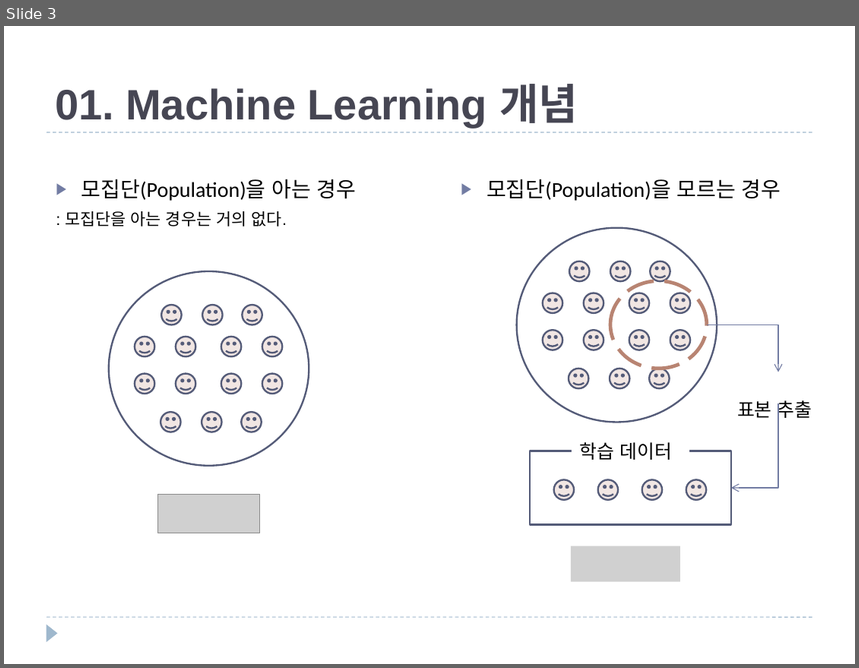
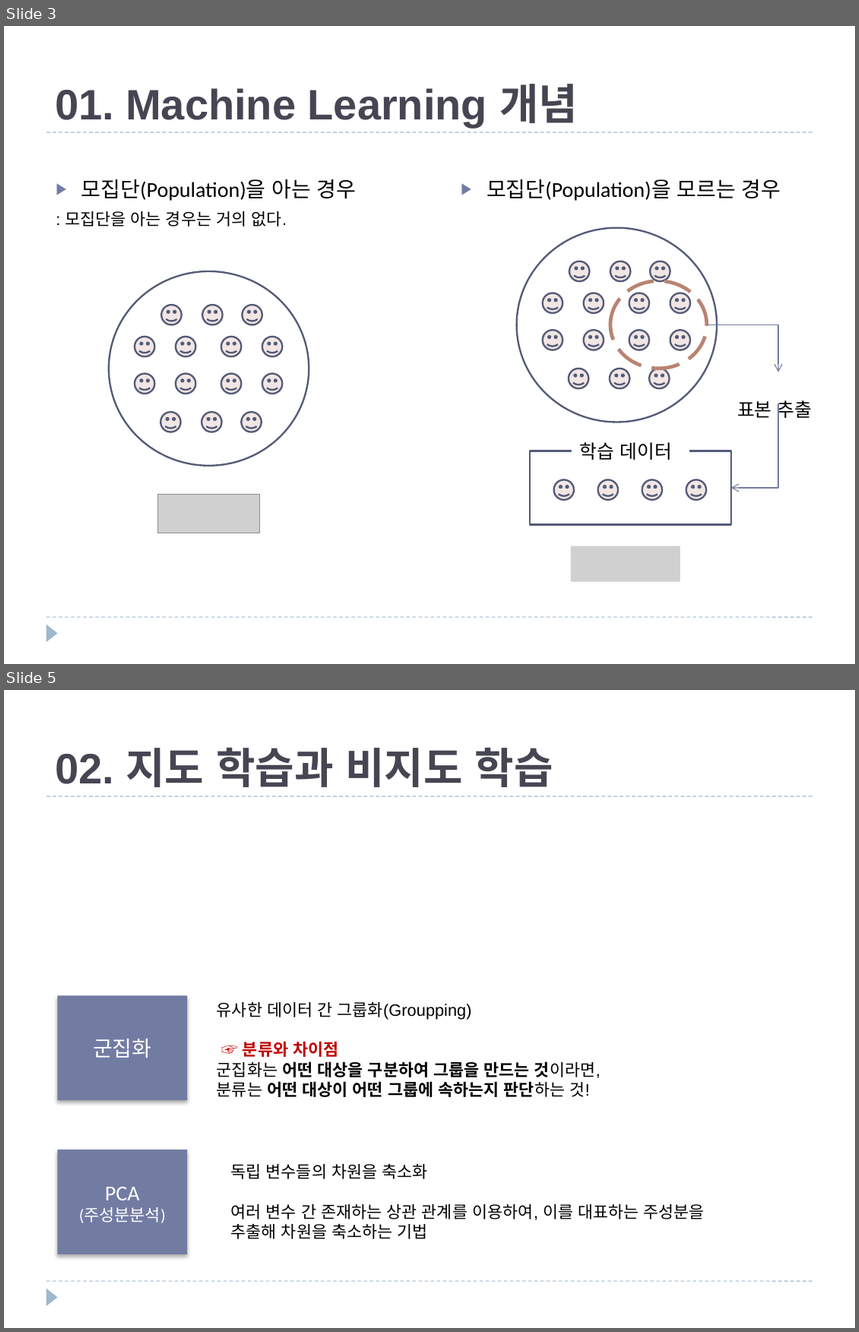
Before and after one commit to JXXA/JXXAGit, a slide deck: Machine Learning 개념과 종류.pptx. Shown one above the other, each under a label of ours: slide 3 before the commit, slides 3 and 5 after it; the slides between them are not shown. The pictures are 859x668 and 859x1332 pixels, drawn with LibreOffice and Linux fonts; fonts in the diff are those of the drawing; grey boxes stand for pictures. Boxes give left, top, right and bottom in pixels: in the first picture for what was removed or moved away, otherwise in the second. Text is boxed around its words. In the diff, an @@ line names an element or a change of style, - is before the commit and + after.

```diff
--- a/Machine Learning 개념과 종류.pptx
+++ b/Machine Learning 개념과 종류.pptx
@@ slide 5 added at (x1=4, y1=690, x2=855, y2=1328), background #FFFFFF; not listed: 3 template elements that a slide beside it also shows @@
@@ title added at (x1=55, y1=748, x2=553, y2=787), 36 pt, text #464653, bold @@
+02. 지도 학습과 비지도 학습
@@ rectangle added at (x1=58, y1=996, x2=187, y2=1100), fill #727CA3, 18 pt, text #FFFFFF @@
+군집화
@@ text added at (x1=217, y1=1002, x2=601, y2=1097), 14 pt, text #000000, bold @@
+유사한 데이터 간 그룹화(Groupping)
+☞ 분류와 차이점
+군집화는 어떤 대상을 구분하여 그룹을 만드는 것이라면,
+분류는 어떤 대상이 어떤 그룹에 속하는지 판단하는 것!
@@ rectangle added at (x1=58, y1=1150, x2=187, y2=1255), fill #727CA3, 14 pt, text #FFFFFF @@
+PCA
+(주성분분석)
@@ text added at (x1=231, y1=1164, x2=705, y2=1239), 14 pt, text #000000 @@
+독립 변수들의 차원을 축소화
+여러 변수 간 존재하는 상관 관계를 이용하여, 이를 대표하는 주성분을
+추출해 차원을 축소하는 기법
```
Also in this commit, not shown: 4 other slides added.
